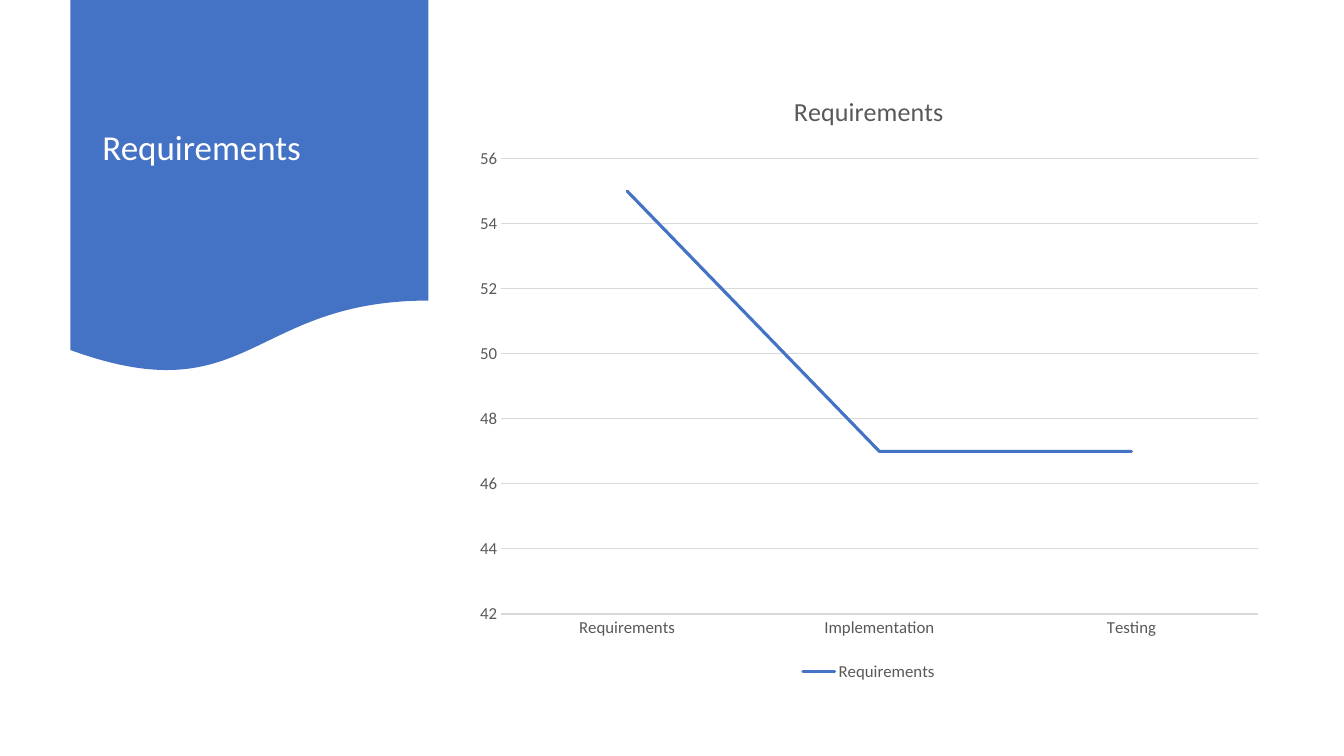
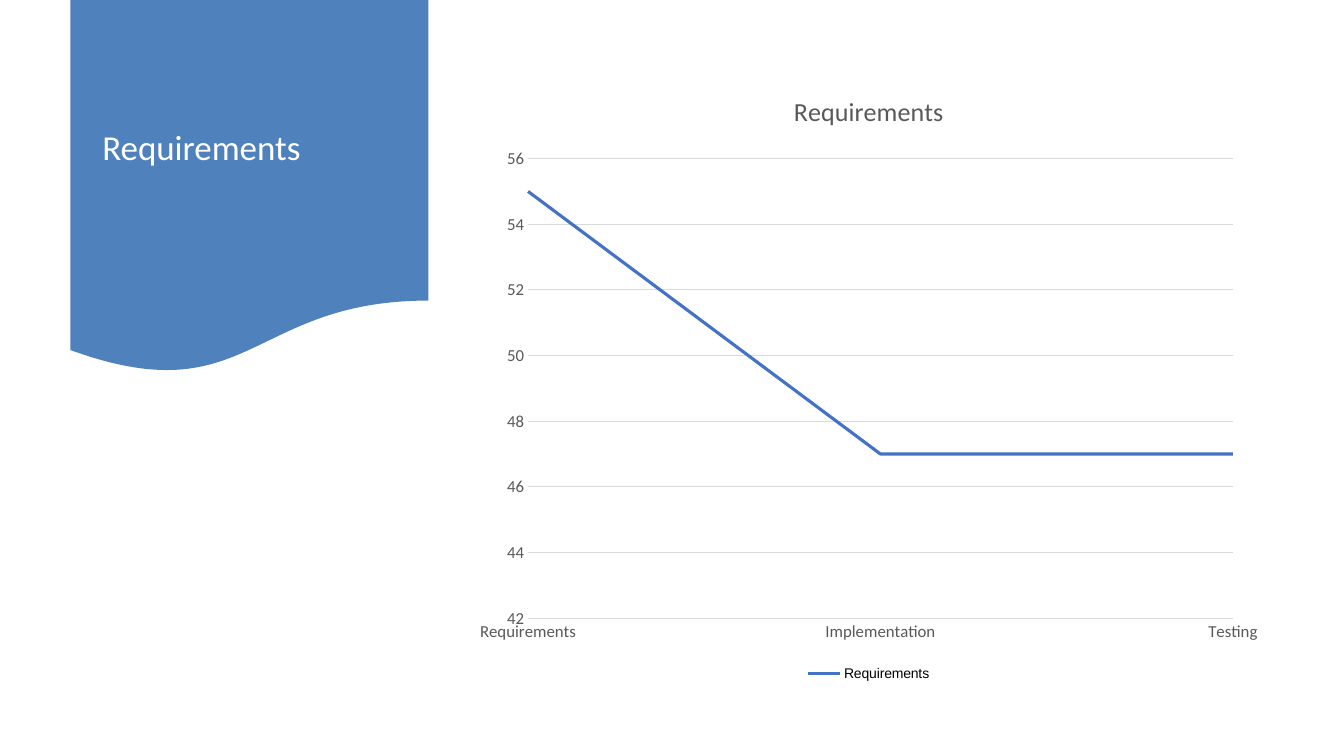
Before and after one commit to singhgagan2697/CSE3310_Project_4, a slide deck: slide 3 of Presentation.pptx. Drawn at 1344x756 pixels with LibreOffice and Linux fonts; fonts in the diff are those of the drawing. Boxes give left, top, right and bottom in pixels: in the first picture for what was removed or moved away, otherwise in the second. Text is boxed around its words. In the diff, an @@ line names an element or a change of style, - is before the commit and + after.

```diff
--- a/Presentation.pptx
+++ b/Presentation.pptx
@@ flow chart document at [71, 0, 429, 375]: fill #4472C4 to #4F81BD @@
@@ text "Requirements" rewrapped from [93, 19, 406, 280] to [102, 136, 300, 166] @@
@@ line chart at [464, 71, 1274, 686] @@
@@ legend changed @@
@@ category axis changed @@
@@ value axis changed @@
@@ lettering changed @@
```
Also in this commit, not shown: 8 other slides changed.
